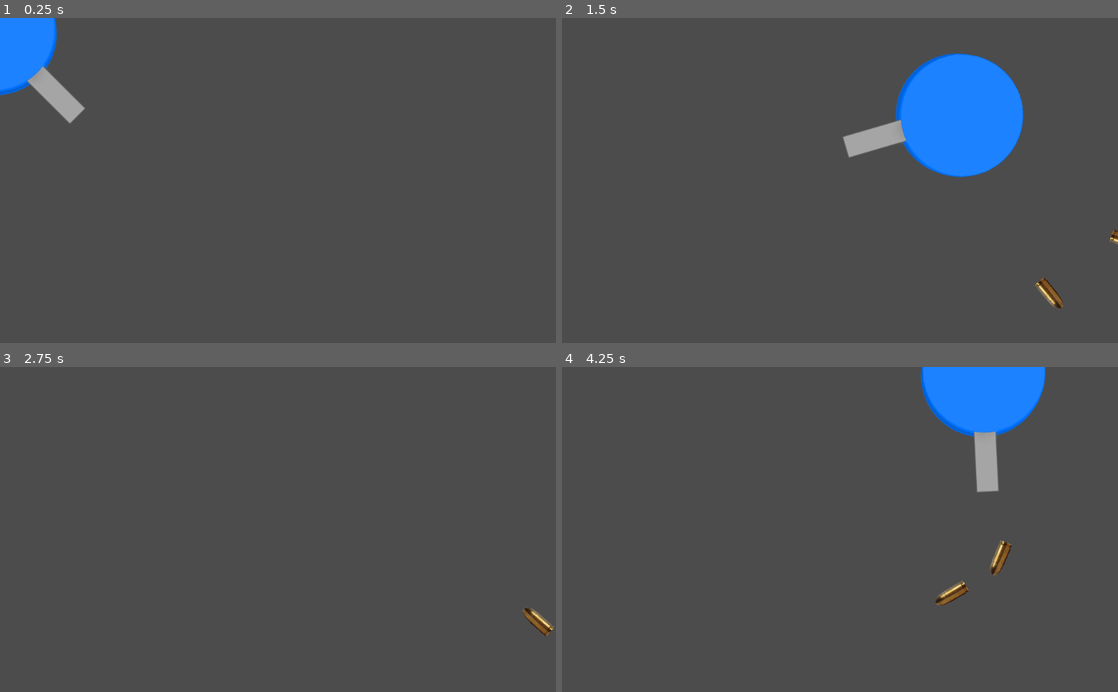
Above: before the commit, frames 1-4 (two rows, left to right).
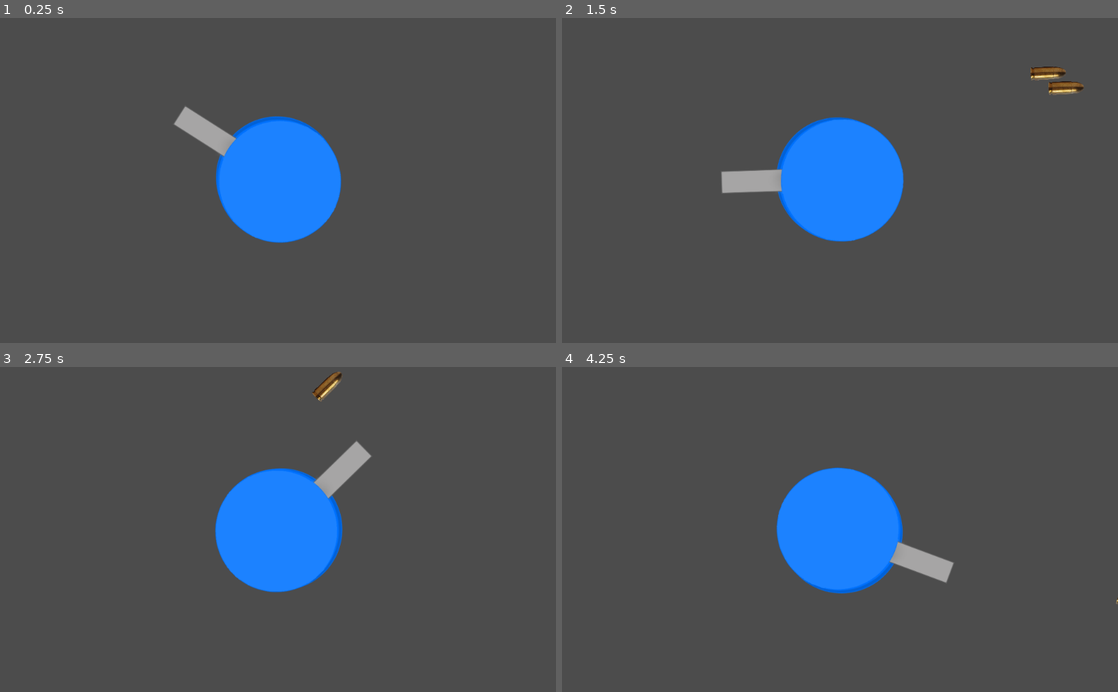
Above: after the commit, the same moments.

Repository: EispriStic/deep.io
Game: Godot game, scene res://Player/Tank_de_base.tscn
Same seed, same stepped clock (60 frames per second), same inputs: the game is played once before the commit and once after it. The project has no main scene, so this scene is started directly.
Inputs (mouse positions are in pixels of both pictures, inside the frame that each line leads up to):
- Up to frame 1 (0.25 s): no input
- Up to frame 2 (1.5 s): tap Enter at 0.5 s; move the mouse to (962, 164) at 0.52 s; press the mouse at (962, 164) at 0.53 s; hold D (right) 0.53-1.28 s; move the mouse to (728, 196) at 1.27 s; release the mouse at (728, 196) at 1.28 s; hold S (down) from 1.28 s (still down); click (728, 196) at 1.35 s
- Up to frame 3 (2.75 s): move the mouse to (333, 458) at 2.02 s; release S (down) at 2.03 s; press the mouse at (333, 458) at 2.03 s; hold D (right) from 2.03 s (still down)
- Up to frame 4 (4.25 s): move the mouse to (812, 594) at 2.77 s; release D (right) at 2.78 s; release the mouse at (812, 594) at 2.78 s; hold W (up) 2.78-3.53 s; click (812, 594) at 2.85 s; move the mouse to (1006, 578) at 3.52 s; press the mouse at (1006, 578) at 3.53 s; hold A (left) from 3.53 s (still down)

The runs differ from the first frame. In frame 1, 10% of the frame differs, in the area x 0-62%, y 0-70%; in frame 2, 15%, in the area x 28-100%, y 10-90%; in frame 3, 8.0%; in frame 4, 13%.

Commit message:
Camera centré sur le tank

Diff:
--- a/Player/Tank_de_base.tscn
+++ b/Player/Tank_de_base.tscn
@@ -20,3 +20,7 @@
 
 [node name="Bullet_point" type="Node2D" parent="."]
 position = Vector2( 233, 26 )
+
+[node name="Camera2D" type="Camera2D" parent="."]
+position = Vector2( 11, 23 )
+current = true
